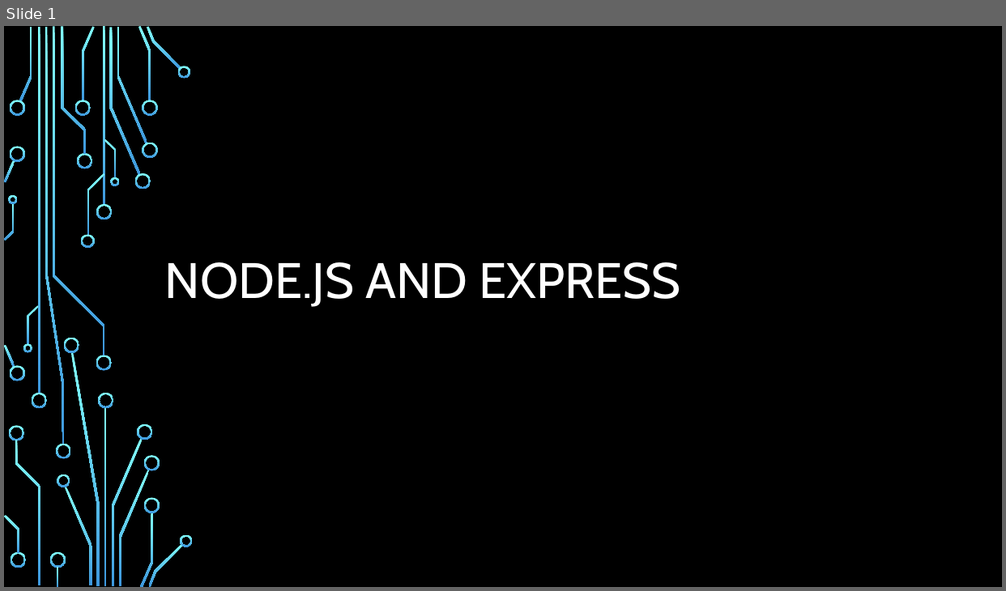
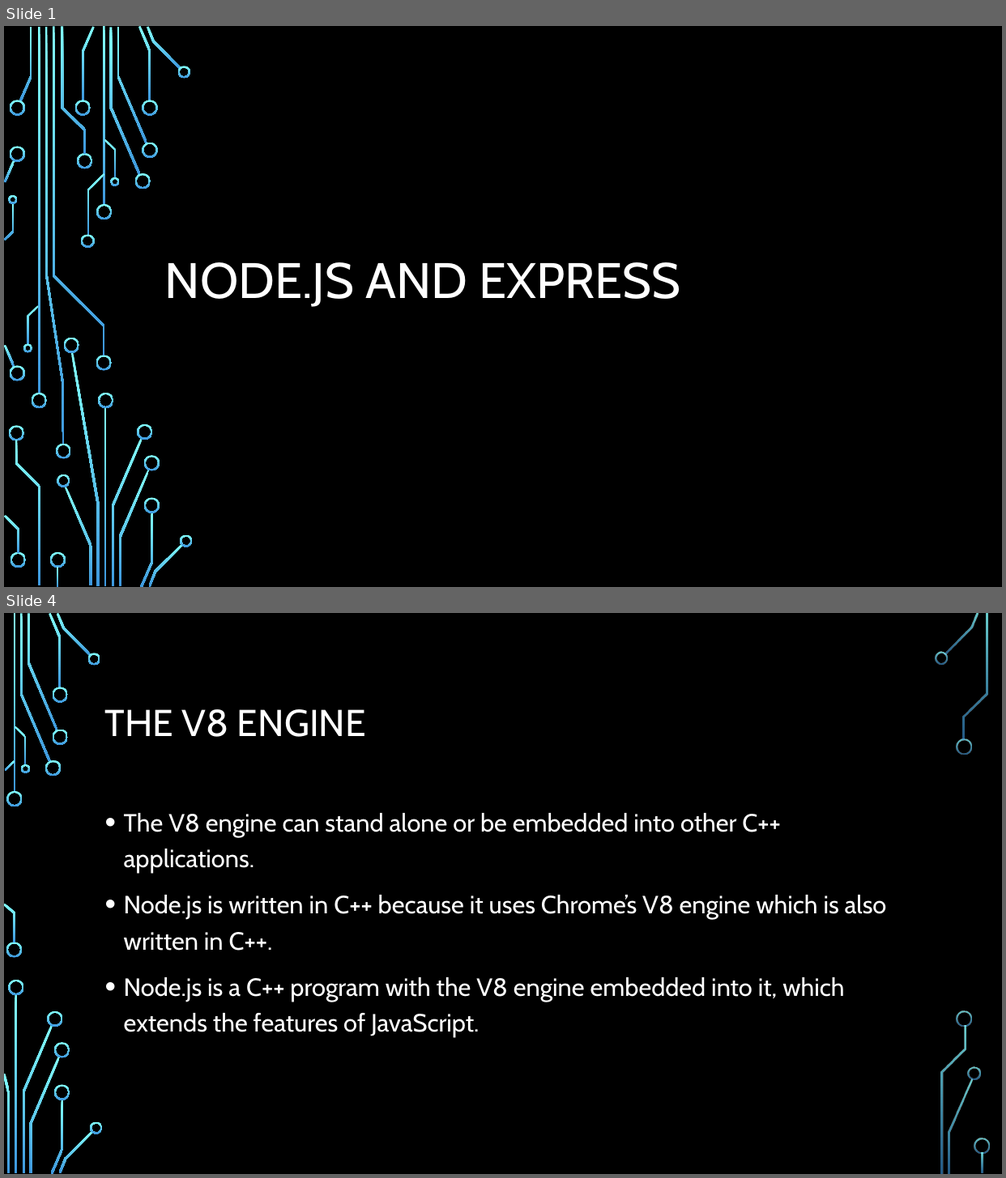
Before and after one commit to aliceroherty/ResearchProject, a slide deck: Presentation/Node.pptx. Shown one above the other, each under a label of ours: slide 1 before the commit, slides 1 and 4 after it; the slides between them are not shown. The pictures are 1006x591 and 1006x1178 pixels, drawn with LibreOffice and Linux fonts; fonts in the diff are those of the drawing; background and template pictures are left out. Boxes give left, top, right and bottom in pixels: in the first picture for what was removed or moved away, otherwise in the second. Text is boxed around its words. In the diff, an @@ line names an element or a change of style, - is before the commit and + after.

```diff
--- a/Presentation/Node.pptx
+++ b/Presentation/Node.pptx
@@ slide 4 added at [4,613,1002,1174], background picture (left out) @@
@@ title added at [105,709,366,737], 36 pt, text #FFFFFF @@
+THE V8 ENGINE
@@ text added at [124,813,887,1037], 24 pt, text #FFFFFF @@
+• The V8 engine can stand alone or be embedded into other C++ applications.
+• Node.js is written in C++ because it uses Chrome’s V8 engine which is also written in C++.
+• Node.js is a C++ program with the V8 engine embedded into it, which extends the features of JavaScript.
@@ group added at [4,613,990,1174]: 33 freeform shapes, 3 rectangles @@
```
Also in this commit, not shown: 7 slides changed, 28 other slides added, 1 slide removed, 41 other files.
